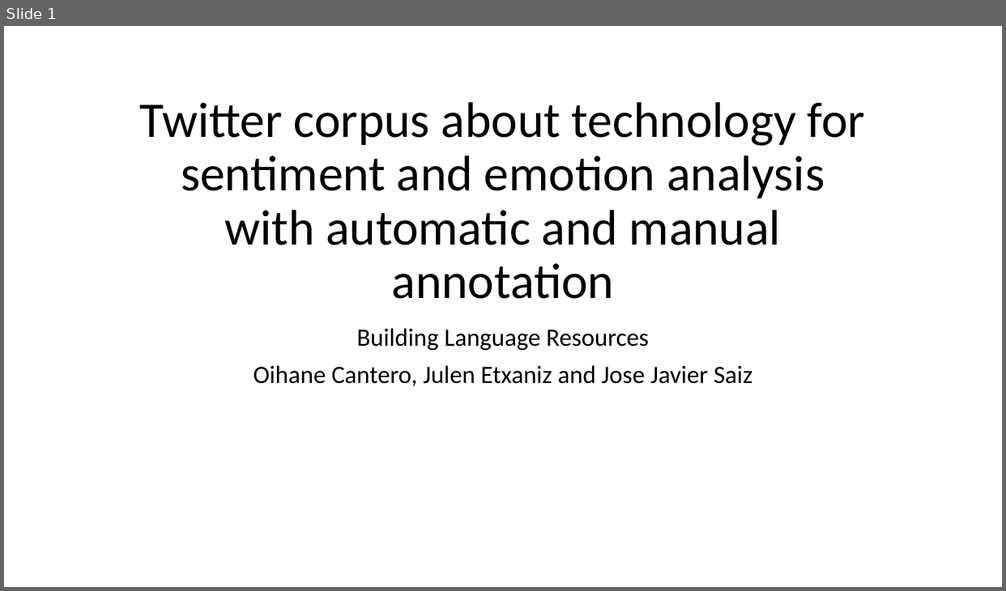
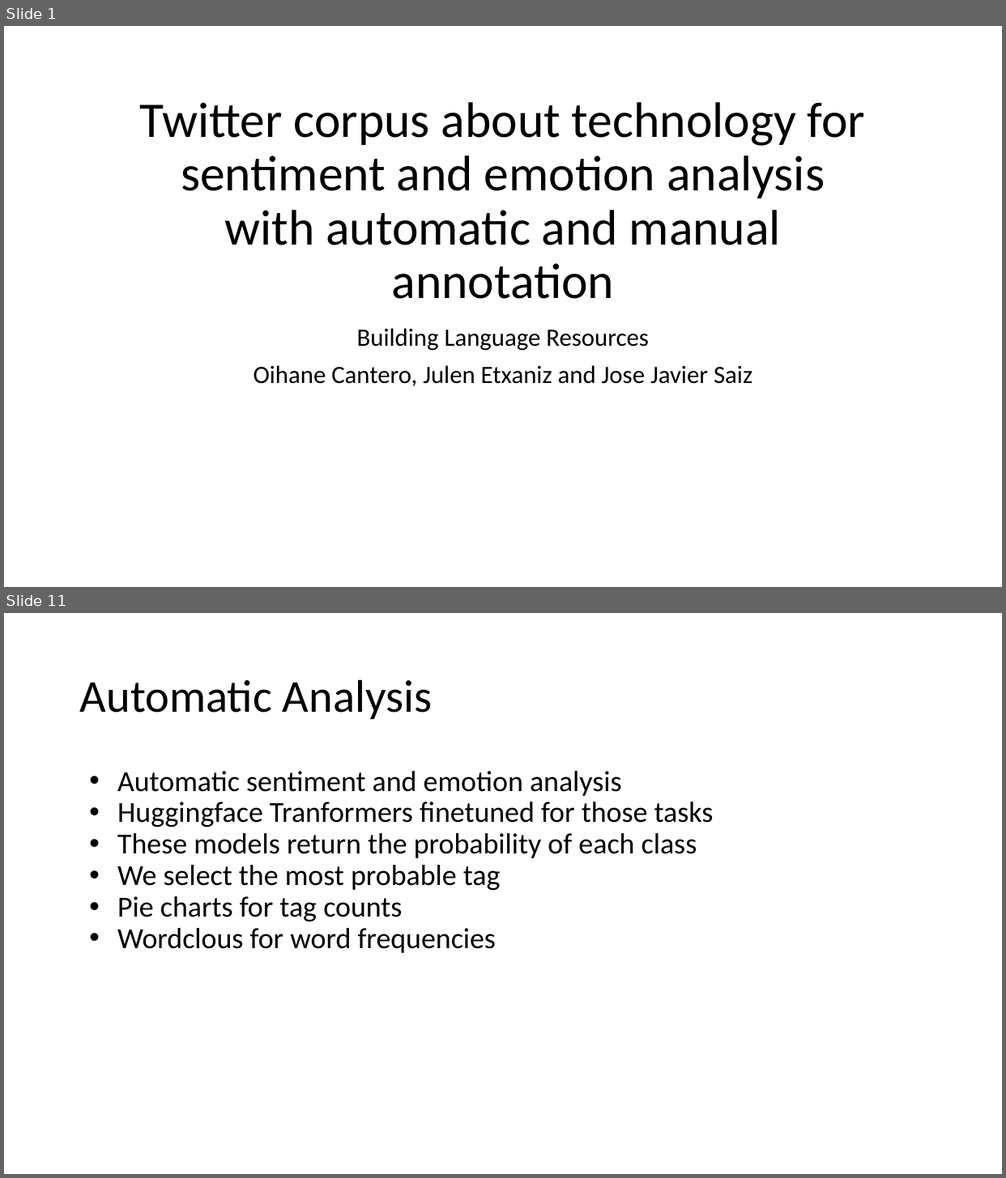
Before and after one commit to juletx/twitter-sentiment-emotion, a slide deck: slides/twitter_sentiment_emotion.pptx. Shown one above the other, each under a label of ours: slide 1 before the commit, slides 1 and 11 after it; the slides between them are not shown. The pictures are 1006x591 and 1006x1178 pixels, drawn with LibreOffice and Linux fonts; fonts in the diff are those of the drawing. Boxes give left, top, right and bottom in pixels: in the first picture for what was removed or moved away, otherwise in the second. Text is boxed around its words. In the diff, an @@ line names an element or a change of style, - is before the commit and + after.

```diff
--- a/slides/twitter_sentiment_emotion.pptx
+++ b/slides/twitter_sentiment_emotion.pptx
@@ slide 11 added at (4, 613, 1002, 1174), background #FFFFFF @@
@@ title added at (80, 679, 432, 719), 44 pt, text #000000 @@
+Automatic Analysis
@@ text added at (117, 771, 714, 953), 28 pt, text #000000 @@
+• Automatic sentiment and emotion analysis
+• Huggingface Tranformers finetuned for those tasks
+• These models return the probability of each class
+• We select the most probable tag
+• Pie charts for tag counts
+• Wordclous for word frequencies
```
Also in this commit, not shown: 14 other slides added.
